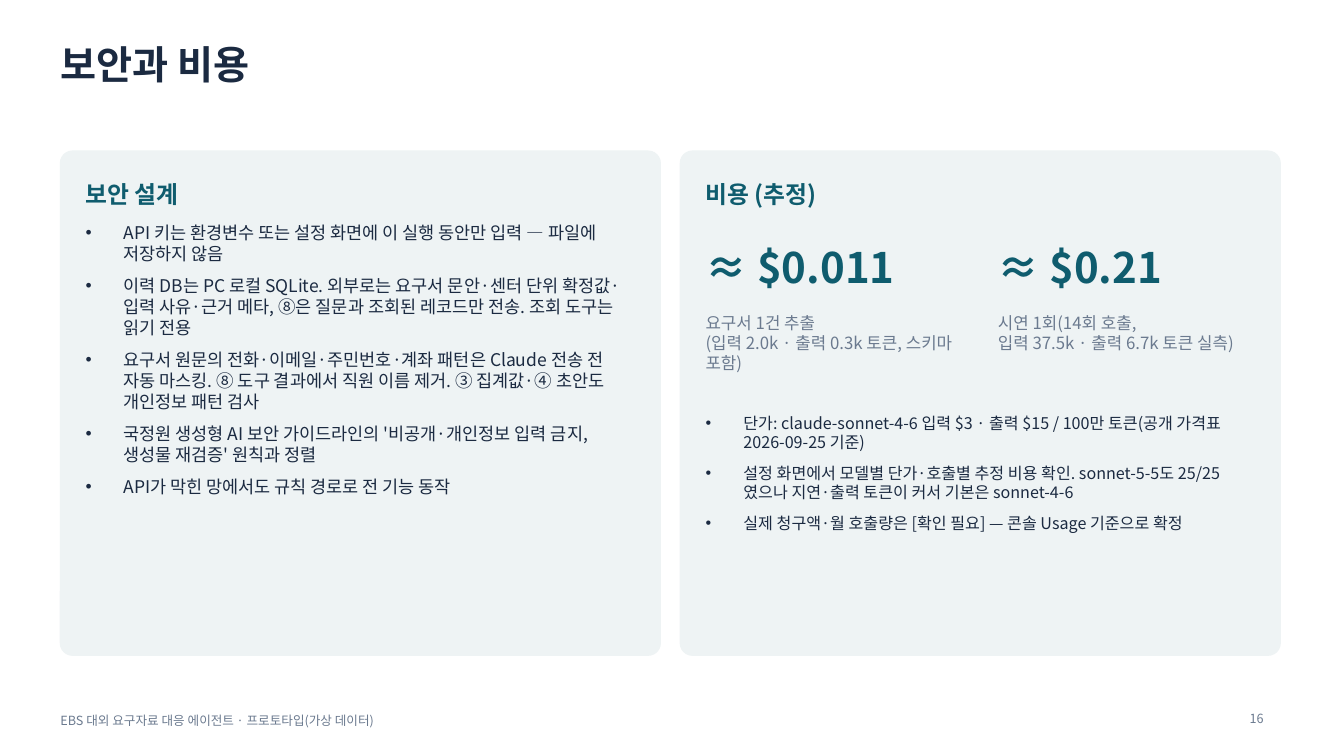
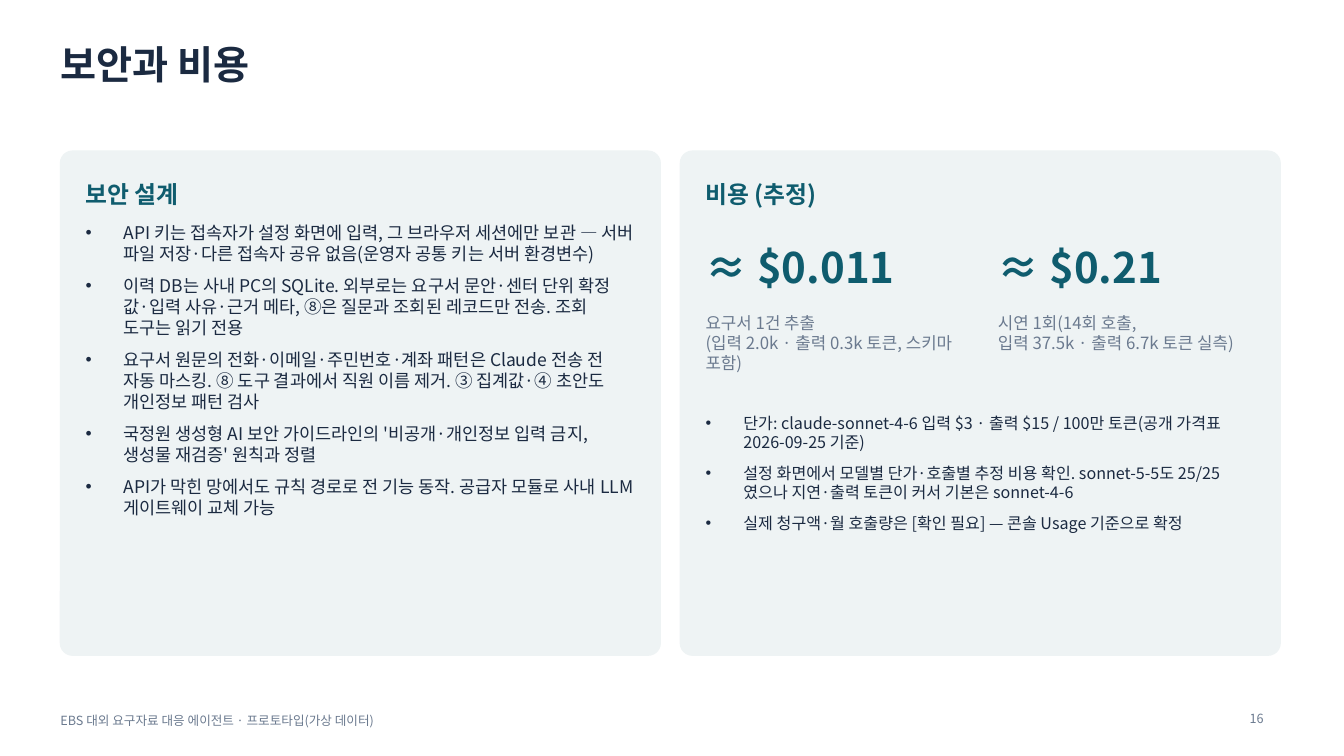
Before and after one commit to lts134/ebsjajucenter, a slide deck: slide 16 of app/docs/발표자료_EBS_요구자료대응에이전트.pptx. Drawn at 1344x756 pixels with LibreOffice and Linux fonts; fonts in the diff are those of the drawing. Boxes give left, top, right and bottom in pixels: in the first picture for what was removed or moved away, otherwise in the second. Text is boxed around its words. In the diff, an @@ line names an element or a change of style, - is before the commit and + after.

```diff
--- a/app/docs/발표자료_EBS_요구자료대응에이전트.pptx
+++ b/app/docs/발표자료_EBS_요구자료대응에이전트.pptx
@@ text at (x1=123, y1=224, x2=633, y2=336): text changed @@
-• API 키는 환경변수 또는 설정 화면에 이 실행 동안만 입력 — 파일에 저장하지 않음
-• 이력 DB는 PC 로컬 SQLite. 외부로는 요구서 문안·센터 단위 확정값·입력 사유·근거 메타, ⑧은 질문과 조회된 레코드만 전송. 조회 도구는 읽기 전용
+• API 키는 접속자가 설정 화면에 입력, 그 브라우저 세션에만 보관 — 서버 파일 저장·다른 접속자 공유 없음(운영자 공통 키는 서버 환경변수)
+• 이력 DB는 사내 PC의 SQLite. 외부로는 요구서 문안·센터 단위 확정값·입력 사유·근거 메타, ⑧은 질문과 조회된 레코드만 전송. 조회 도구는 읽기 전용
@@ text at (x1=123, y1=478, x2=633, y2=516): text changed @@
-• API가 막힌 망에서도 규칙 경로로 전 기능 동작
+• API가 막힌 망에서도 규칙 경로로 전 기능 동작. 공급자 모듈로 사내 LLM 게이트웨이 교체 가능
```
Also in this commit, not shown: 3 other slides changed, 22 other files.
